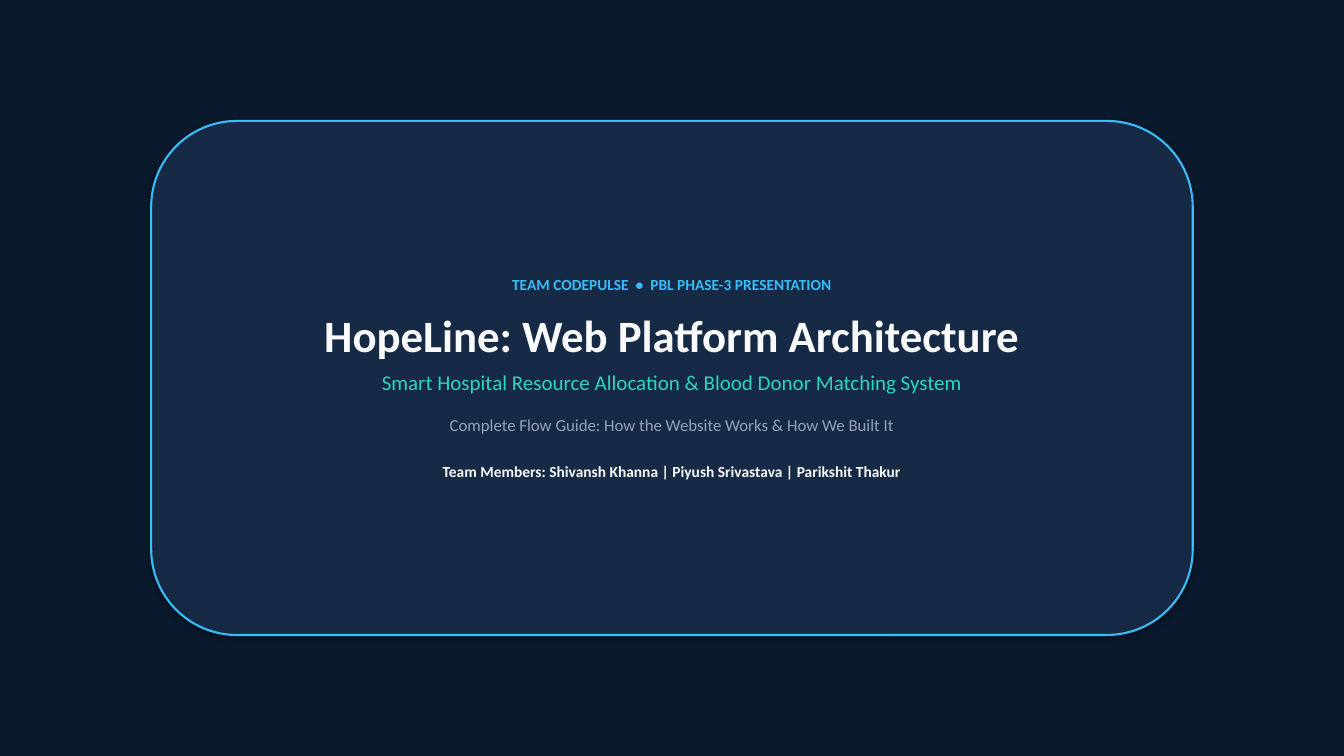
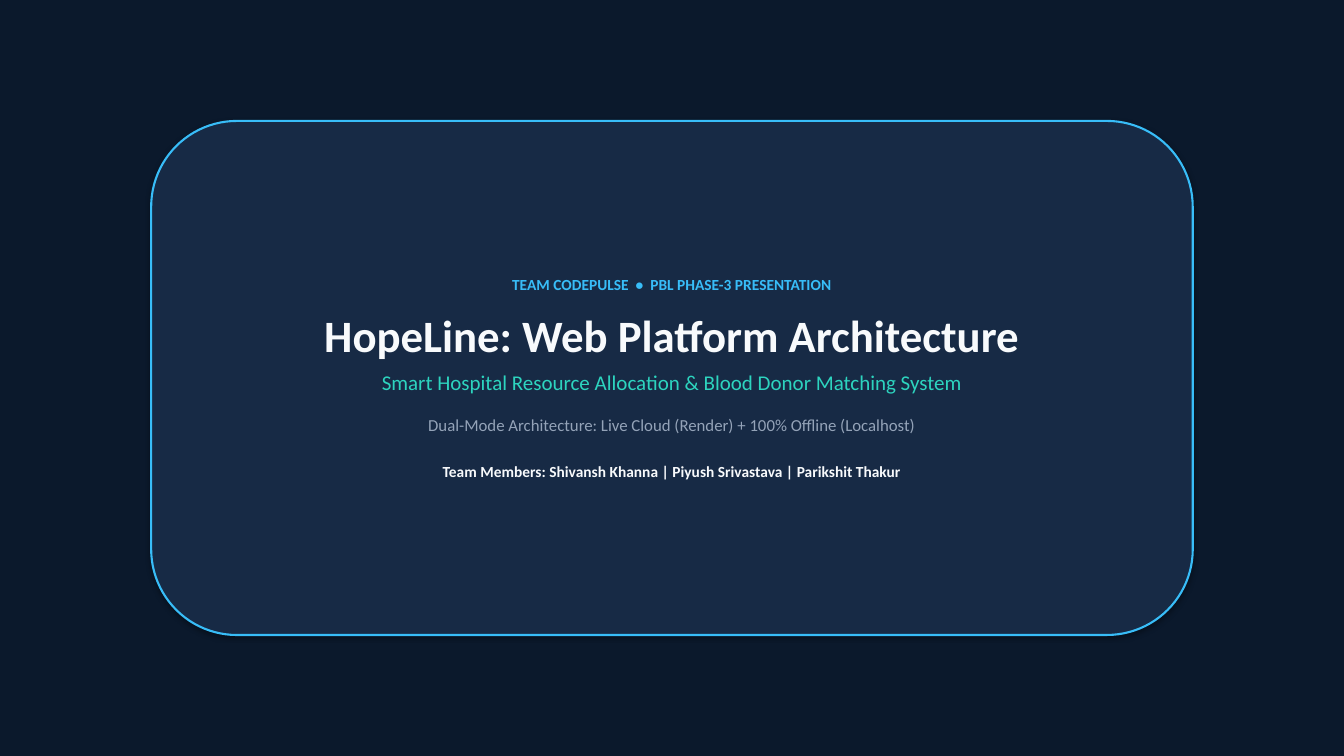
Before and after one commit to khannashivansh03coder/hopeline-pbl-project, a slide deck: slide 1 of parikshit_develope/HopeLine_CodePulse_Guide.pptx. Drawn at 1344x756 pixels with LibreOffice and Linux fonts; fonts in the diff are those of the drawing. Boxes give left, top, right and bottom in pixels: in the first picture for what was removed or moved away, otherwise in the second. Text is boxed around its words. In the diff, an @@ line names an element or a change of style, - is before the commit and + after.

Commit message:
Update PPT presentation with Dual-Mode Architecture: Render Cloud vs Localhost Offline

```diff
--- a/parikshit_develope/HopeLine_CodePulse_Guide.pptx
+++ b/parikshit_develope/HopeLine_CodePulse_Guide.pptx
@@ text in rounded rectangle at <box>428,419,915,433</box>: text changed @@
-Complete Flow Guide: How the Website Works & How We Built It
+Dual-Mode Architecture: Live Cloud (Render) + 100% Offline (Localhost)
```
Also in this commit, not shown: 5 other slides changed.
